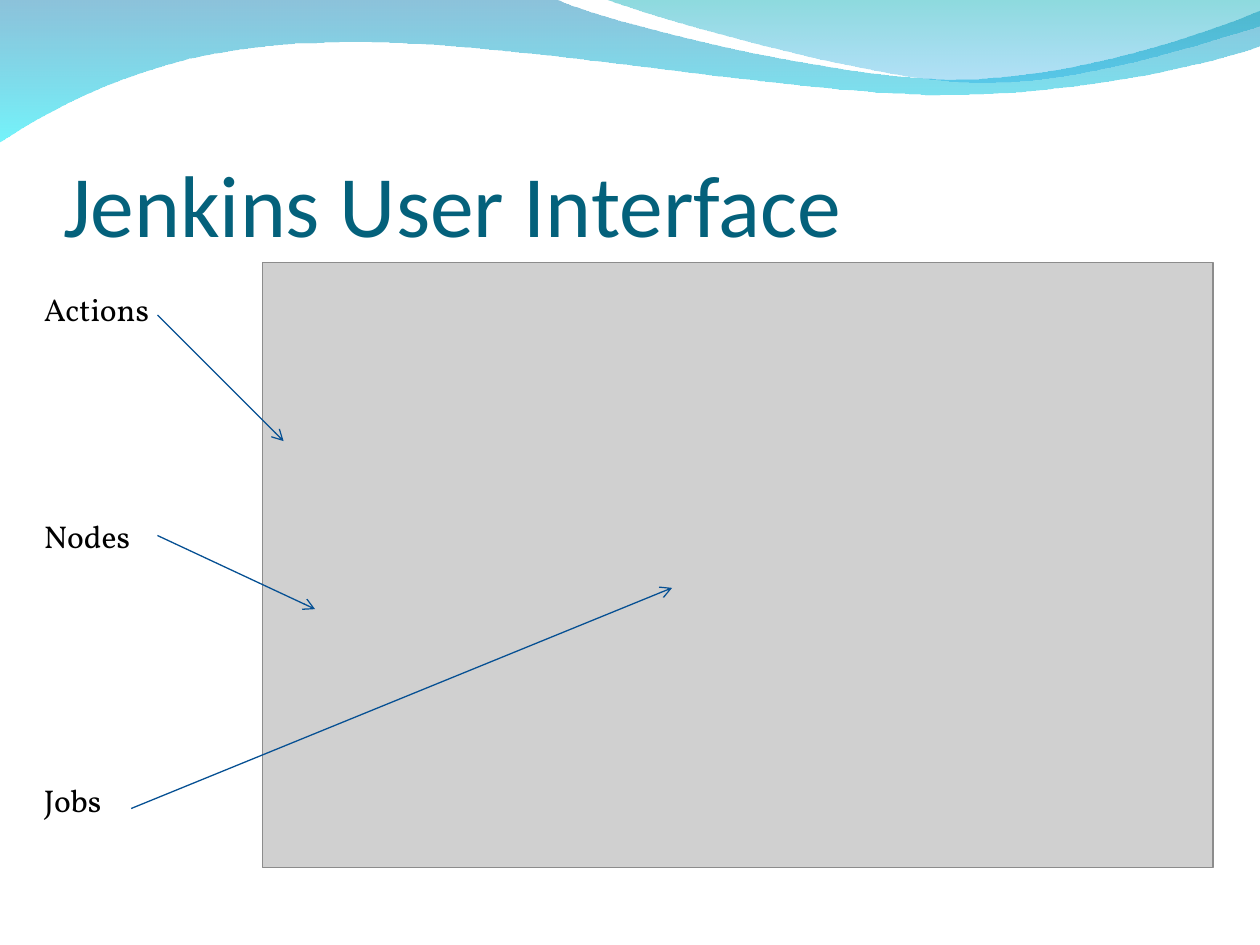
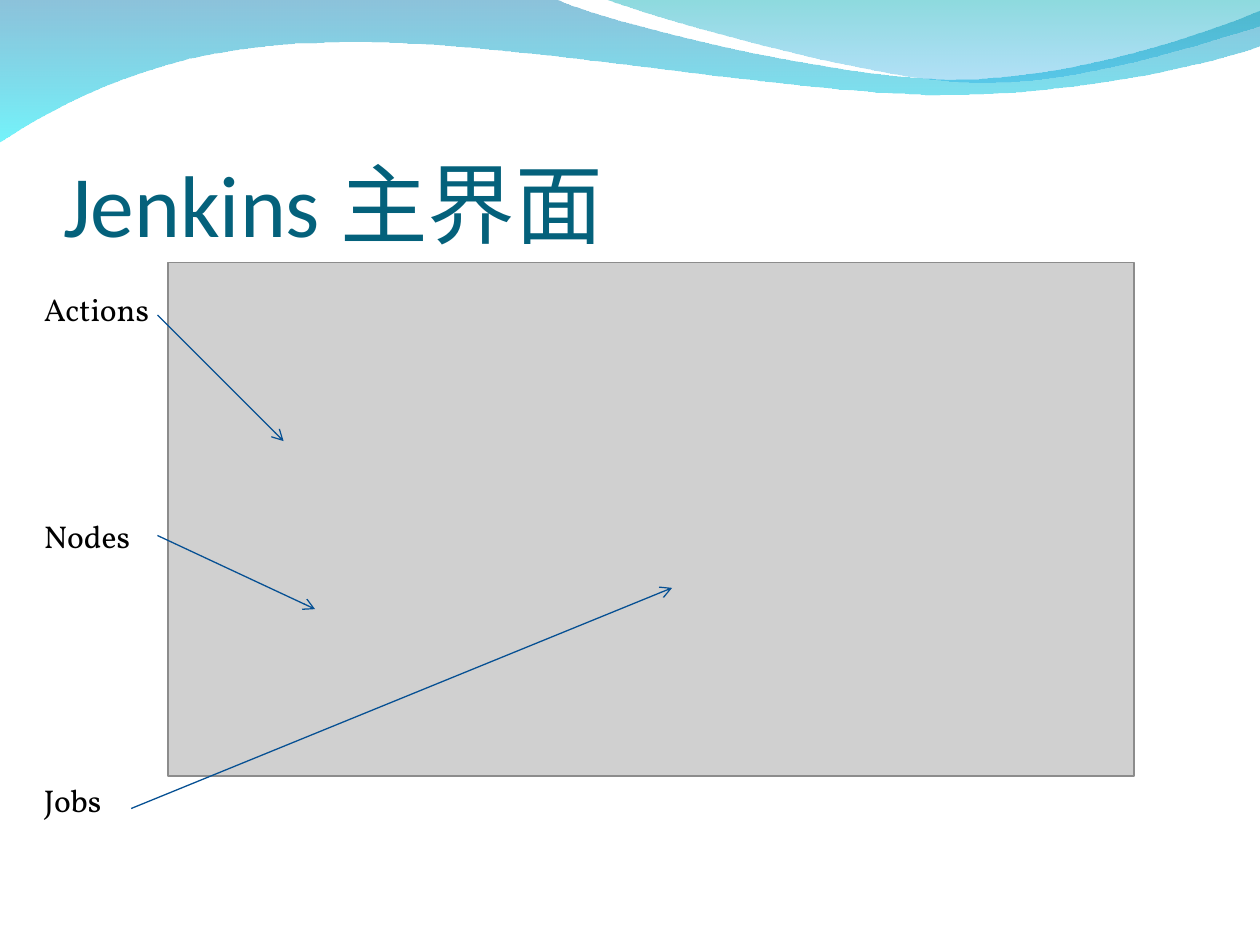
Before and after one commit to chenzhc/TestApp, a slide deck: slide 5 of Doc/jenkins/jenkins.ppt. Drawn at 1260x945 pixels with LibreOffice and Linux fonts; fonts in the diff are those of the drawing; grey boxes stand for pictures; background and template pictures are left out. Boxes give left, top, right and bottom in pixels: in the first picture for what was removed or moved away, otherwise in the second. Text is boxed around its words. In the diff, an @@ line names an element or a change of style, - is before the commit and + after.

```diff
--- a/Doc/jenkins/jenkins.ppt
+++ b/Doc/jenkins/jenkins.ppt
@@ title at bbox=[63, 164, 603, 245]: text changed @@
-Jenkins User Interface
+Jenkins 主界面
@@ picture: place and size @@
-picture at bbox=[262, 262, 1212, 867]
+picture at bbox=[168, 262, 1134, 776]
```
Also in this commit, not shown: 11 slides added, 9 slides removed.
